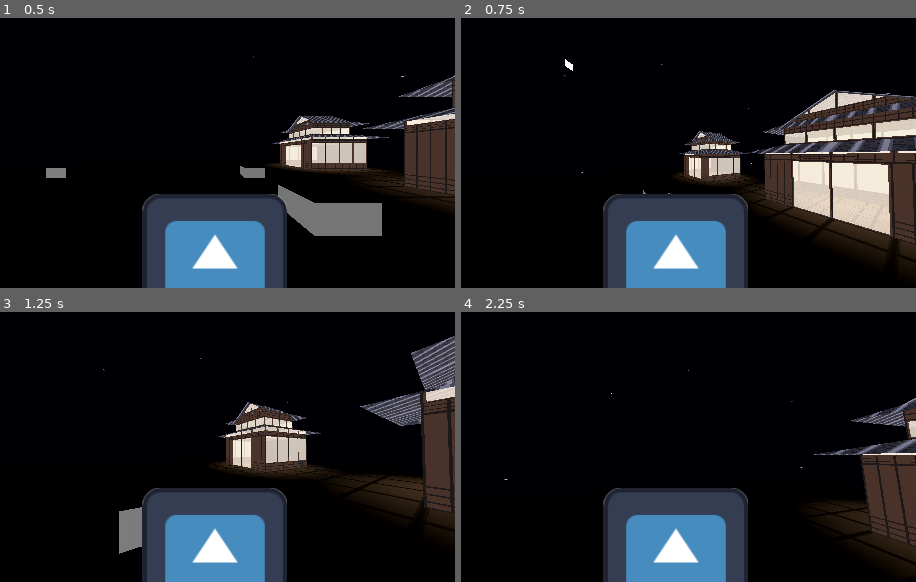
Above: before the commit, frames 1-4 (two rows, left to right).
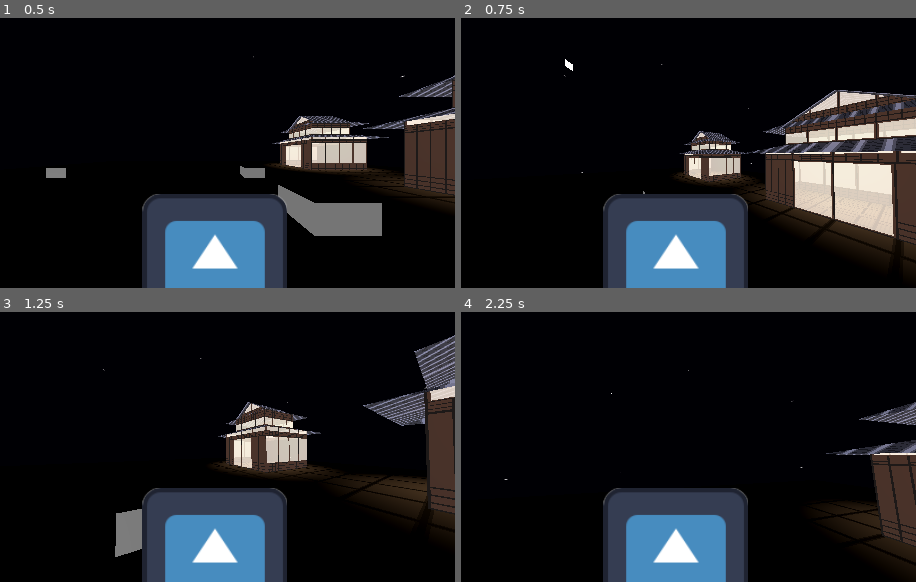
Above: after the commit, the same moments.

Repository: n-gw-s/ld57
Game: Godot game, scene res://Scenes/main.tscn
Two runs of this game, one before a commit and one after it. Both use one fixed random seed, a clock stepped at 60 frames per second and the inputs below. The engine's default icon, where the game draws it, is replaced by a stand-in: a white triangle on a blue panel in a dark square.
Inputs (mouse positions are in pixels of both pictures, inside the frame that each line leads up to):
- Up to frame 1 (0.5 s): no input
- Up to frame 2 (0.75 s): tap Enter at 0.5 s; move the mouse to (702, 153) at 0.52 s; hold W (MoveForward) from 0.53 s (still down); tap Space (Jump) at 0.6 s
- Up to frame 3 (1.25 s): keep holding W (MoveForward); tap Space (Jump) at 0.77, 1.07 s
- Up to frame 4 (2.25 s): keep holding W (MoveForward); move the mouse to (652, 447) at 1.27 s; click (652, 447) at 1.35 s; tap Space (Jump) at 1.52, 1.55, 1.82, 2.1 s; move the mouse to (688, 441) at 2.02 s

Frame 1 is identical in both runs. In frame 2, 3.8% of the frame differs, in the area x 40-100%, y 26-88%; in frame 3, 3.2%; in frame 4, 2.6%.

Commit message:
wall kick impl, jump duration var

Diff:
--- a/Scenes/player.tscn
+++ b/Scenes/player.tscn
@@ -9,14 +9,25 @@
 _data = [Vector2(0, 1), 0.0, 0.0, 0, 0, Vector2(1, 0), 0.0, 0.0, 0, 0]
 point_count = 2
 
+[sub_resource type="Curve" id="Curve_vgqql"]
+_data = [Vector2(0.501259, 1), 0.0, 0.0, 0, 0, Vector2(1, 0), 0.0, 0.0, 0, 0]
+point_count = 2
+
 [sub_resource type="CapsuleShape3D" id="CapsuleShape3D_vgqql"]
 
 [sub_resource type="Environment" id="Environment_vgqql"]
 
 [node name="Player" type="CharacterBody3D"]
 floor_constant_speed = true
+floor_snap_length = 0.0
 script = ExtResource("1_cvnsp")
 JumpCurve = SubResource("Curve_cvnsp")
+WallKickCurve = SubResource("Curve_vgqql")
+WallKickWallBias = 0.5
+WallKickVerticalBias = 0.4
+WallKickForwardBias = 0.1
+WallKickVelocity = 4.67
+WallKickDuration = 2.0
 
 [node name="CollisionShape3D" type="CollisionShape3D" parent="."]
 shape = SubResource("CapsuleShape3D_vgqql")
--- a/Scripts/player.gd
+++ b/Scripts/player.gd
@@ -4,12 +4,19 @@
 @export var Speed: float = 4.0
 @export var JumpCurve: Curve
 @export var JumpVelocity: float = 6.33
+@export var JumpDuration: float = 1.0
 @export var AirFriction: float = 0.85
 @export var BunnyHopMultiplier: float = 2.0
 @export var BunnyHopMax: float = 4.0
 @export var BunnyHopDeceleration: float = 4.0
 @export var BunnyHopGravityMultiplierMin: float = 0.95
 @export var BunnyHopAirFrictionToGravityMultiplier: float = 0.33
+@export var WallKickCurve: Curve
+@export var WallKickWallBias: float = 4.0
+@export var WallKickVerticalBias: float = 1.0
+@export var WallKickForwardBias: float = 1.0
+@export var WallKickVelocity: float = 4.0
+@export var WallKickDuration: float = 1.0
 @export_subgroup("Camera")
 @export var LeanAmountDegrees: float = 2.0
 @export var LeanSpeed: float = 16.0
@@ -26,6 +33,11 @@
 
 var jump_t: float
 var jumping: bool
+var jump_dir: Vector3 = Vector3.UP
+
+var wall_kick_t: float
+var wall_kicking: bool
+var wall_kick_dir: = Vector3.UP
 
 var current_air_friction: float
 
@@ -65,22 +77,39 @@
 	velocity.x = v.x
 	velocity.z = v.z
 
+	if input_just_jump:
+		if is_on_wall_only():
+			wall_kick()
+		else:
+			jump()
+
+	if wall_kicking:
+		wall_kick_t = clamp(wall_kick_t + delta / WallKickDuration, 0, 1)
+		var wv: float = WallKickCurve.sample(wall_kick_t) * WallKickVelocity
+		var f: Vector3 = -global_basis.z
+		f.y = 0
+		var wall_vel: Vector3 = (wall_kick_dir * WallKickWallBias + Vector3.UP * WallKickVerticalBias + f * WallKickForwardBias).normalized() * wv
+		velocity.x = wall_vel.x
+		velocity.y += wall_vel.y
+		velocity.z = wall_vel.z
+
+		if wall_kick_t >= 1.0:
+			wall_kicking = false
+
+	if jumping:
+		jump_t = clamp(jump_t + delta / JumpDuration, 0, 1)
+		var yv: float = JumpCurve.sample(jump_t) * JumpVelocity
+		velocity += jump_dir * yv
+
 	if !is_on_floor() || current_air_friction > AirFriction:
 		velocity.x *= current_air_friction
 		velocity.z *= current_air_friction
-
-	if input_just_jump:
-		jump()
-
-	if jumping:
-		jump_t = clamp(jump_t + delta, 0, 1)
-		var yv: float = JumpCurve.sample(jump_t) * JumpVelocity
-		velocity.y += yv
 
 func end_step(delta: float) -> void:
 	# Cancel velocity and jump state when we hit the floor.
 	if is_on_floor():
 		jumping = false
+		wall_kicking = false
 		velocity.y = 0
 		current_air_friction = move_toward(current_air_friction, AirFriction, delta * BunnyHopDeceleration)
 
@@ -106,6 +135,15 @@
 		lines_left.play()
 		lines_right.play()
 
+func wall_kick() -> void:
+	if !is_on_wall_only():
+		return
+
+	wall_kicking = true
+	wall_kick_t = 0.0
+	wall_kick_dir = get_wall_normal()
+	velocity.y = 0
+
 func _ready() -> void:
 	Input.mouse_mode = Input.MOUSE_MODE_CAPTURED
 
@@ -130,3 +168,4 @@
 	begin_step(delta)
 	move_and_slide()
 	end_step(delta)
+	print(get_real_velocity())
Not shown: 1 places in Scenes/player.tscn that only renumber resources
